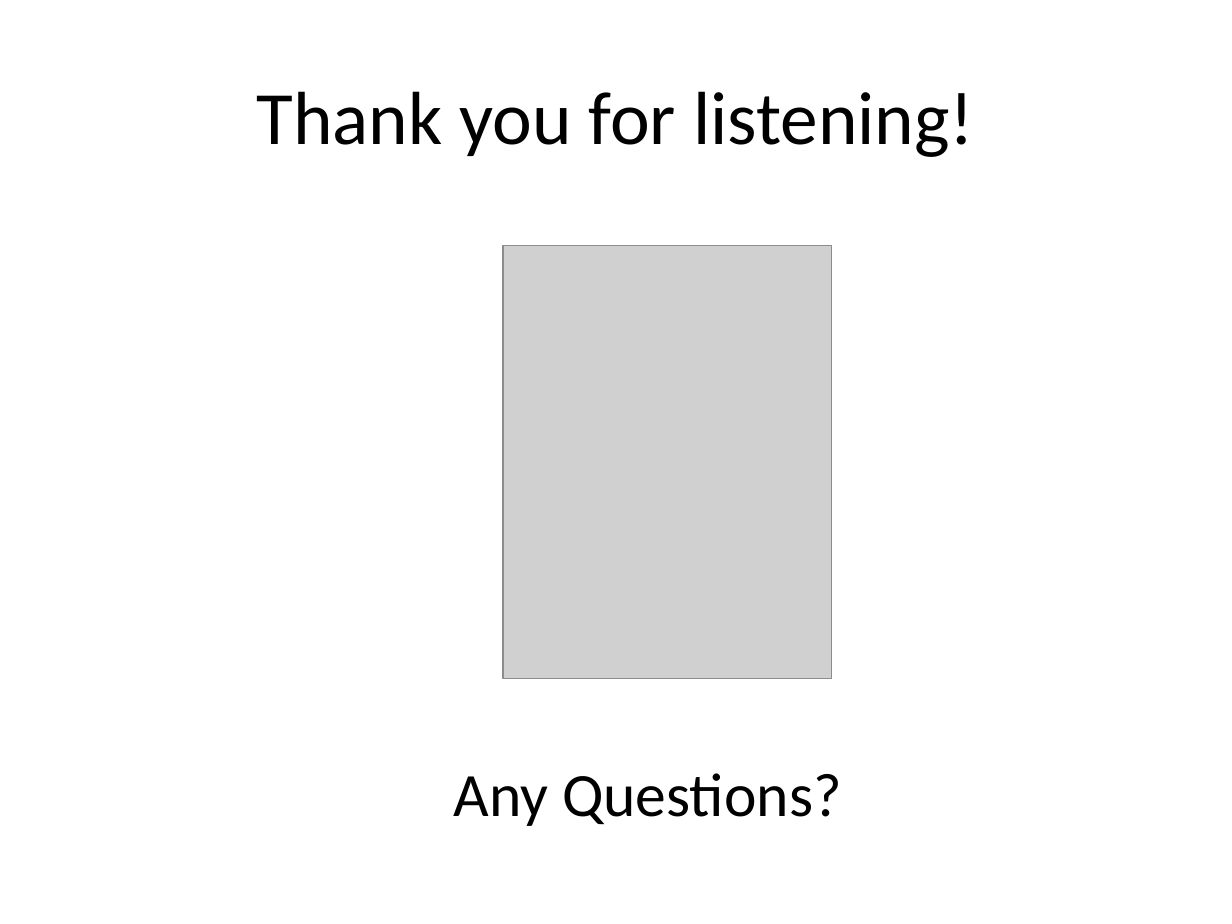
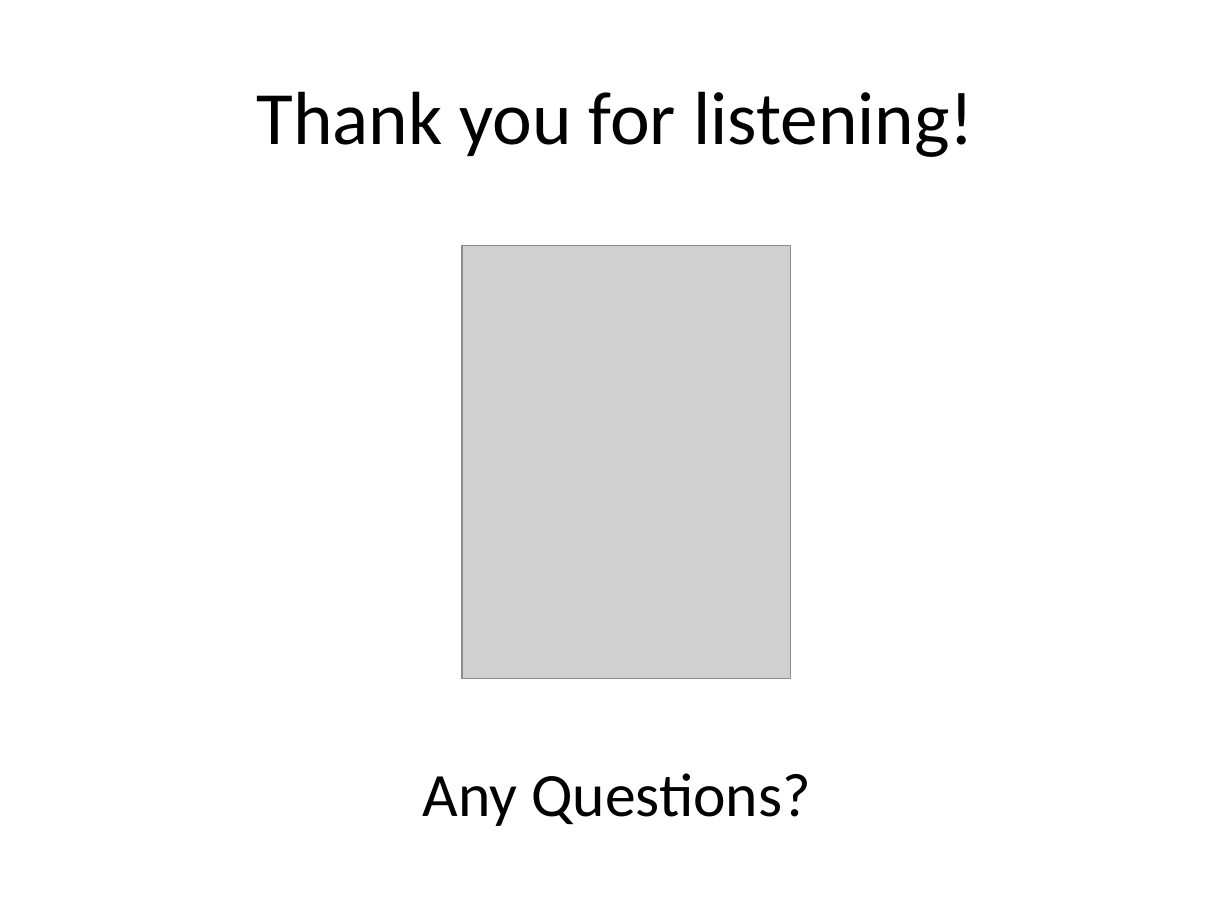
Before and after one commit to proj6-knapsack/knapsack, a slide deck: slide 19 of docs/knapsack_presentation.pptx. Drawn at 1232x924 pixels with LibreOffice and Linux fonts; fonts in the diff are those of the drawing; grey boxes stand for pictures. Boxes give left, top, right and bottom in pixels: in the first picture for what was removed or moved away, otherwise in the second. Text is boxed around its words. In the diff, an @@ line names an element or a change of style, - is before the commit and + after.

Commit message:
fixed some slide formatting

```diff
--- a/docs/knapsack_presentation.pptx
+++ b/docs/knapsack_presentation.pptx
@@ picture: place and size @@
-picture at (503, 246, 832, 679)
+picture at (462, 246, 791, 679)
@@ text "Any Questions?": place and size @@
-text "Any Questions?" at (454, 773, 841, 826)
+text "Any Questions?" at (423, 773, 810, 826)
```
